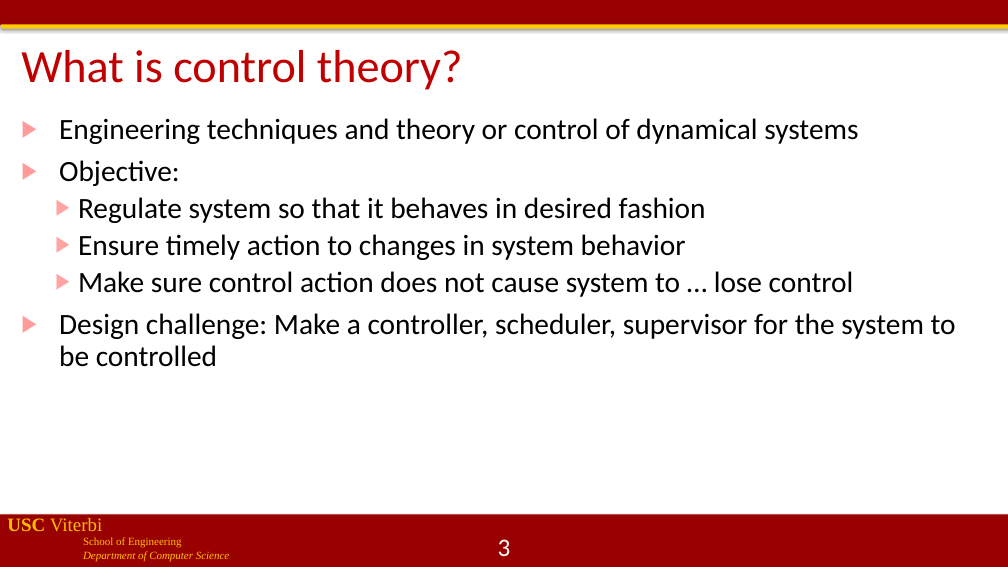
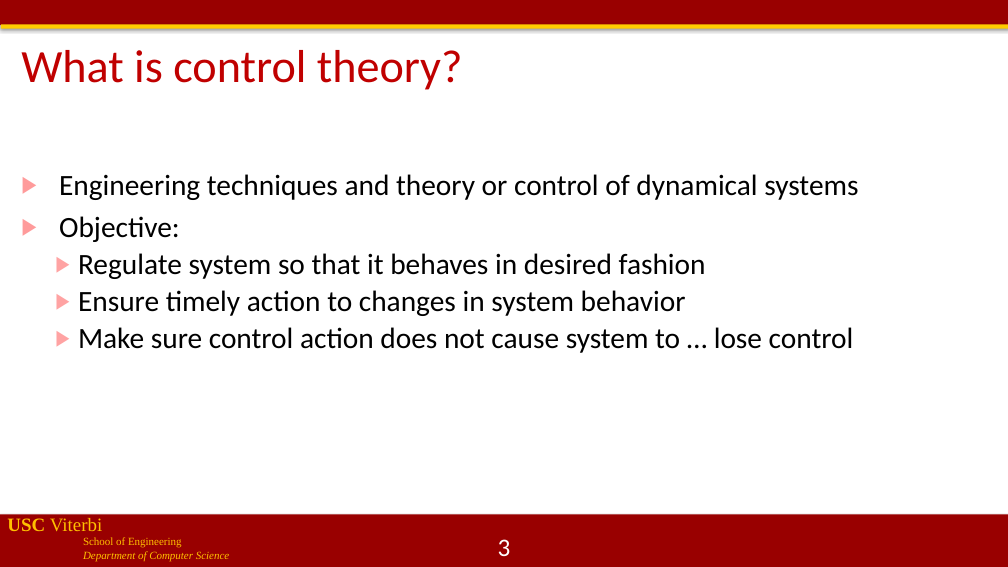
Before and after one commit to jdeshmukh/jdeshmukh.github.io, a slide deck: slide 3 of teaching/cs513slides/lecture5-Control.pptx. Drawn at 1008x567 pixels with LibreOffice and Linux fonts; fonts in the diff are those of the drawing; background and template pictures are left out. Boxes give left, top, right and bottom in pixels: in the first picture for what was removed or moved away, otherwise in the second. Text is boxed around its words. In the diff, an @@ line names an element or a change of style, - is before the commit and + after.

```diff
--- a/teaching/cs513slides/lecture5-Control.pptx
+++ b/teaching/cs513slides/lecture5-Control.pptx
@@ text "Engineering techniques and theory or ..." moved from (x1=59, y1=118, x2=956, y2=367) to (x1=59, y1=174, x2=858, y2=353) @@
@@ text at (x1=59, y1=313, x2=956, y2=367): paragraph removed @@
-▶ Design challenge: Make a controller, scheduler, supervisor for the system to be controlled
```
Also in this commit, not shown: 18 other slides changed, 11 slides added, 1 slide removed, 1 other file.
